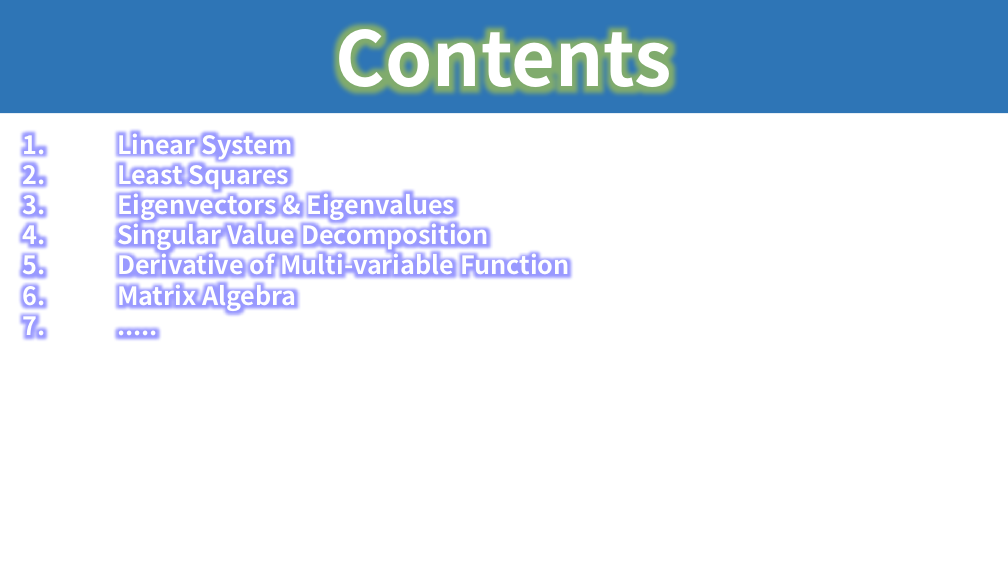
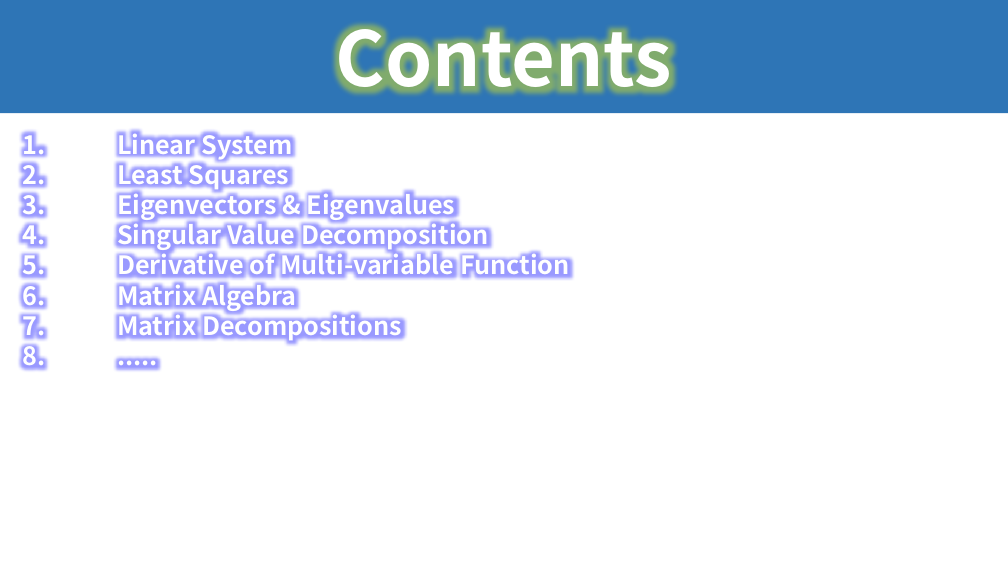
Before and after one commit to seonghokim/Study, a slide deck: slide 2 of Study Material/Linear Algebra.pptx. Drawn at 1008x567 pixels with LibreOffice and Linux fonts; fonts in the diff are those of the drawing. Boxes give left, top, right and bottom in pixels: in the first picture for what was removed or moved away, otherwise in the second. Text is boxed around its words. In the diff, an @@ line names an element or a change of style, - is before the commit and + after.

```diff
--- a/Study Material/Linear Algebra.pptx
+++ b/Study Material/Linear Algebra.pptx
@@ text at [117, 309, 402, 342]: paragraph added @@
+7. Matrix Decompositions
```
Also in this commit, not shown: 15 other slides changed, 7 slides added.
